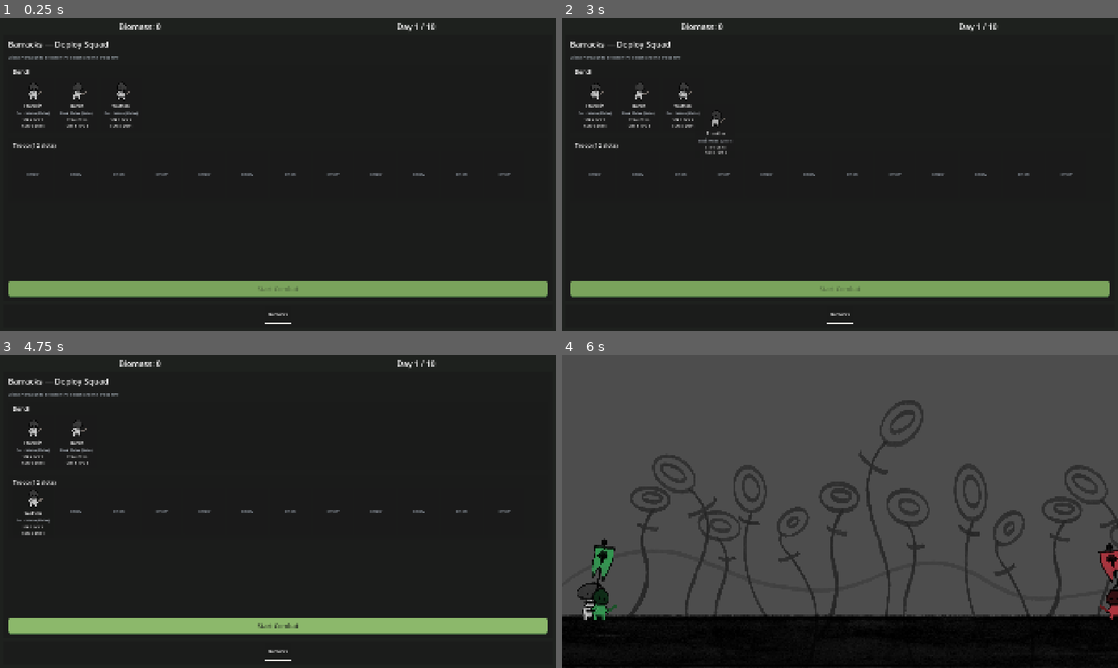
Above: before the commit, frames 1-4 (two rows, left to right).
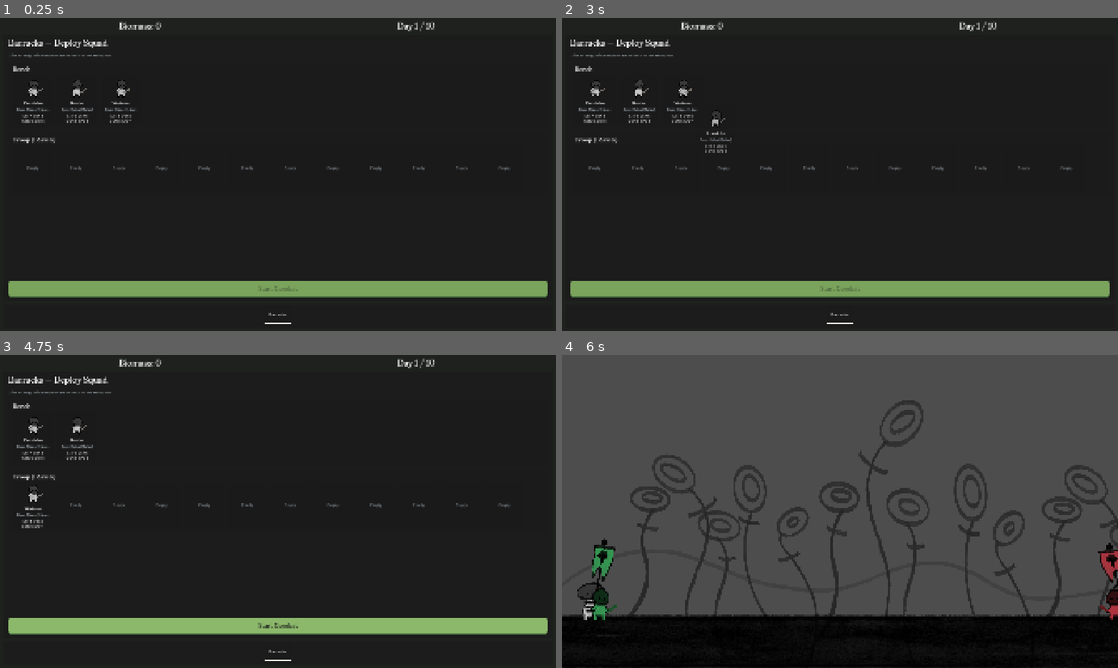
Above: after the commit, the same moments.

Repository: stonecauldron/mycelium-prototype
Game: Godot game, scene res://assets/base/base.tscn
Two runs of this game, one before a commit and one after it. Both use one fixed random seed, a clock stepped at 60 frames per second and the inputs below.
Inputs (mouse positions are in pixels of both pictures, inside the frame that each line leads up to):
- Up to frame 1 (0.25 s): no input
- Up to frame 2 (3 s): click "Barracks" at 0.5 s; click "Barracks" at 1.25 s; click "Barracks" at 2 s; tap Enter at 2.75 s; drag from (595, 105) to (895, 105) at 2.77 s
- Up to frame 3 (4.75 s): drag from (77, 442) to (250, 574) at 3.52 s; move the mouse to (122, 442) at 4.27 s; click (122, 442) at 4.42 s
- Up to frame 4 (6 s): click "Start Combat" at 5 s; drag from (812, 574) to (589, 599) at 5.77 s

The runs differ from the first frame. In frame 1, 2.2% of the frame differs, in the area x 1-92%, y 1-96%; in frame 2, 2.3%; in frame 3, 2.2%; in frame 4, nothing differs.

Commit message:
Apply Fraunces and Figtree across the UI theme.
Use Fraunces for titles and unit names, Figtree for body, meta, and buttons.

Co-authored-by: Cursor <cursoragent@cursor.com>

Diff:
--- a/assets/themes/default.tres
+++ b/assets/themes/default.tres
@@ -3,6 +3,44 @@
 [ext_resource type="StyleBox" uid="uid://b101vonptpfju" path="res://assets/themes/confirm_button_normal.tres" id="1_normal"]
 [ext_resource type="StyleBox" uid="uid://b4ldnbdgtfqfs" path="res://assets/themes/confirm_button_hover.tres" id="2_hover"]
 [ext_resource type="StyleBox" uid="uid://bdxhplluf3mkb" path="res://assets/themes/confirm_button_pressed.tres" id="3_pressed"]
+[ext_resource type="FontFile" uid="uid://bckw80lf7bsfa" path="res://assets/fonts/Fraunces-VariableFont_SOFT,WONK,opsz,wght.ttf" id="4_fraunces"]
+[ext_resource type="FontFile" uid="uid://f4byq12wh6ou" path="res://assets/fonts/Figtree-VariableFont_wght.ttf" id="5_figtree"]
+
+[sub_resource type="FontVariation" id="Font_fraunces_display"]
+base_font = ExtResource("4_fraunces")
+variation_opentype = {
+2003265652: 550
+}
+
+[sub_resource type="FontVariation" id="Font_fraunces_title"]
+base_font = ExtResource("4_fraunces")
+variation_opentype = {
+2003265652: 500
+}
+
+[sub_resource type="FontVariation" id="Font_fraunces_name"]
+base_font = ExtResource("4_fraunces")
+variation_opentype = {
+2003265652: 500
+}
+
+[sub_resource type="FontVariation" id="Font_figtree_body"]
+base_font = ExtResource("5_figtree")
+variation_opentype = {
+2003265652: 450
+}
+
+[sub_resource type="FontVariation" id="Font_figtree_meta"]
+base_font = ExtResource("5_figtree")
+variation_opentype = {
+2003265652: 500
+}
+
+[sub_resource type="FontVariation" id="Font_figtree_button"]
+base_font = ExtResource("5_figtree")
+variation_opentype = {
+2003265652: 600
+}
 
 [resource]
 BaseRootMargin/base_type = &"MarginContainer"
@@ -15,6 +53,7 @@
 BottomBarMargin/constants/margin_left = 12
 BottomBarMargin/constants/margin_right = 12
 BottomBarMargin/constants/margin_top = 8
+Button/fonts/font = SubResource("Font_figtree_button")
 Button/font_sizes/font_size = 16
 CardMargin/base_type = &"MarginContainer"
 CardMargin/constants/margin_bottom = 8
@@ -23,12 +62,15 @@
 CardMargin/constants/margin_top = 8
 CardMetaLabel/base_type = &"Label"
 CardMetaLabel/colors/font_color = Color(0.75, 0.78, 0.82, 1)
+CardMetaLabel/fonts/font = SubResource("Font_figtree_meta")
 CardMetaLabel/font_sizes/font_size = 12
 CardNameLabel/base_type = &"Label"
 CardNameLabel/colors/font_color = Color(0.95, 0.95, 0.95, 1)
+CardNameLabel/fonts/font = SubResource("Font_fraunces_name")
 CardNameLabel/font_sizes/font_size = 16
 CardStatsLabel/base_type = &"Label"
 CardStatsLabel/colors/font_color = Color(0.95, 0.95, 0.95, 1)
+CardStatsLabel/fonts/font = SubResource("Font_figtree_meta")
 CardStatsLabel/font_sizes/font_size = 12
 CardVBox/base_type = &"VBoxContainer"
 CardVBox/constants/separation = 6
@@ -36,17 +78,22 @@
 DamageLabel/colors/font_color = Color(1, 0.95, 0.85, 1)
 DamageLabel/colors/font_outline_color = Color(0.1, 0.05, 0.05, 1)
 DamageLabel/constants/outline_size = 4
+DamageLabel/fonts/font = SubResource("Font_figtree_button")
 DamageLabel/font_sizes/font_size = 20
 HBoxContainer/constants/separation = 16
 Label/colors/font_color = Color(0.95, 0.95, 0.95, 1)
+Label/fonts/font = SubResource("Font_figtree_body")
 Label/font_sizes/font_size = 28
 NavButton/base_type = &"Button"
+NavButton/fonts/font = SubResource("Font_figtree_button")
 NavButton/font_sizes/font_size = 16
 PageSubtitleLabel/base_type = &"Label"
 PageSubtitleLabel/colors/font_color = Color(0.7, 0.74, 0.78, 1)
+PageSubtitleLabel/fonts/font = SubResource("Font_figtree_body")
 PageSubtitleLabel/font_sizes/font_size = 14
 PageTitleLabel/base_type = &"Label"
 PageTitleLabel/colors/font_color = Color(0.95, 0.95, 0.95, 1)
+PageTitleLabel/fonts/font = SubResource("Font_fraunces_title")
 PageTitleLabel/font_sizes/font_size = 28
 PanelInnerMargin/base_type = &"MarginContainer"
 PanelInnerMargin/constants/margin_bottom = 10
@@ -55,6 +102,7 @@
 PanelInnerMargin/constants/margin_top = 10
 PlaceholderLabel/base_type = &"Label"
 PlaceholderLabel/colors/font_color = Color(0.55, 0.58, 0.62, 1)
+PlaceholderLabel/fonts/font = SubResource("Font_figtree_meta")
 PlaceholderLabel/font_sizes/font_size = 13
 PrimaryButton/base_type = &"Button"
 PrimaryButton/colors/font_color = Color(0.15, 0.18, 0.14, 1)
@@ -62,6 +110,7 @@
 PrimaryButton/colors/font_focus_color = Color(0.1, 0.12, 0.08, 1)
 PrimaryButton/colors/font_hover_color = Color(0.1, 0.12, 0.08, 1)
 PrimaryButton/colors/font_pressed_color = Color(0.1, 0.12, 0.08, 1)
+PrimaryButton/fonts/font = SubResource("Font_figtree_button")
 PrimaryButton/font_sizes/font_size = 22
 PrimaryButton/styles/disabled = ExtResource("3_pressed")
 PrimaryButton/styles/focus = ExtResource("2_hover")
@@ -77,6 +126,7 @@
 ScreenMargin/constants/margin_top = 12
 SectionTitleLabel/base_type = &"Label"
 SectionTitleLabel/colors/font_color = Color(0.95, 0.95, 0.95, 1)
+SectionTitleLabel/fonts/font = SubResource("Font_fraunces_title")
 SectionTitleLabel/font_sizes/font_size = 20
 SectionVBox/base_type = &"VBoxContainer"
 SectionVBox/constants/separation = 16
@@ -91,6 +141,7 @@
 StackVBox/constants/separation = 28
 SubtitleLabel/base_type = &"Label"
 SubtitleLabel/colors/font_color = Color(0.75, 0.7, 0.68, 1)
+SubtitleLabel/fonts/font = SubResource("Font_fraunces_title")
 SubtitleLabel/font_sizes/font_size = 22
 TabBarRow/base_type = &"HBoxContainer"
 TabBarRow/constants/separation = 10
@@ -102,5 +153,6 @@
 TightVBox/constants/separation = 6
 TitleLabel/base_type = &"Label"
 TitleLabel/colors/font_color = Color(1, 1, 1, 1)
+TitleLabel/fonts/font = SubResource("Font_fraunces_display")
 TitleLabel/font_sizes/font_size = 64
 VBoxContainer/constants/separation = 8
Binary file added: assets/fonts/Figtree-VariableFont_wght.ttf
Not shown, added: assets/fonts/Figtree-VariableFont_wght.ttf.import
Binary file added: assets/fonts/Fraunces-VariableFont_SOFT,WONK,opsz,wght.ttf
Not shown, added: assets/fonts/Fraunces-VariableFont_SOFT,WONK,opsz,wght.ttf.import
